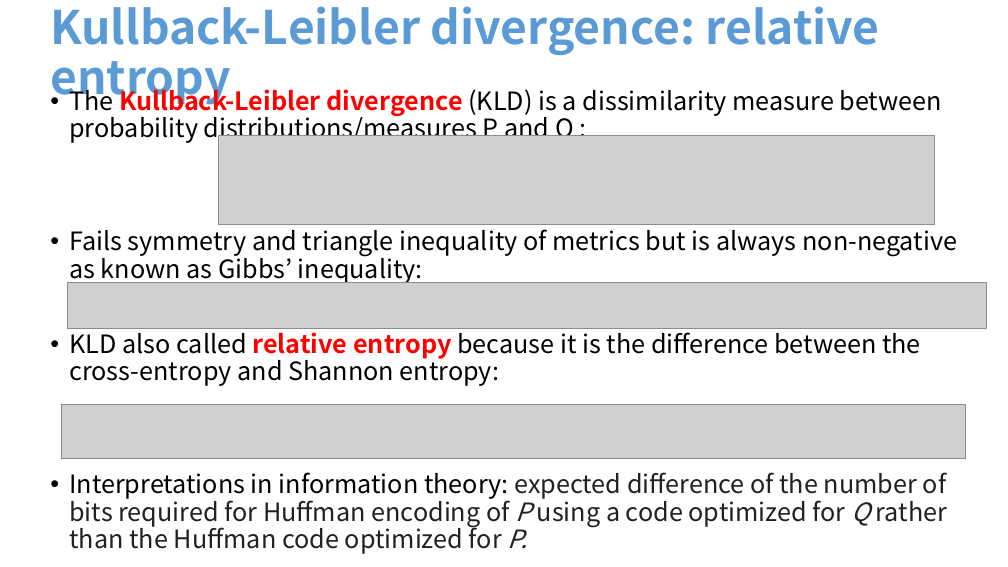
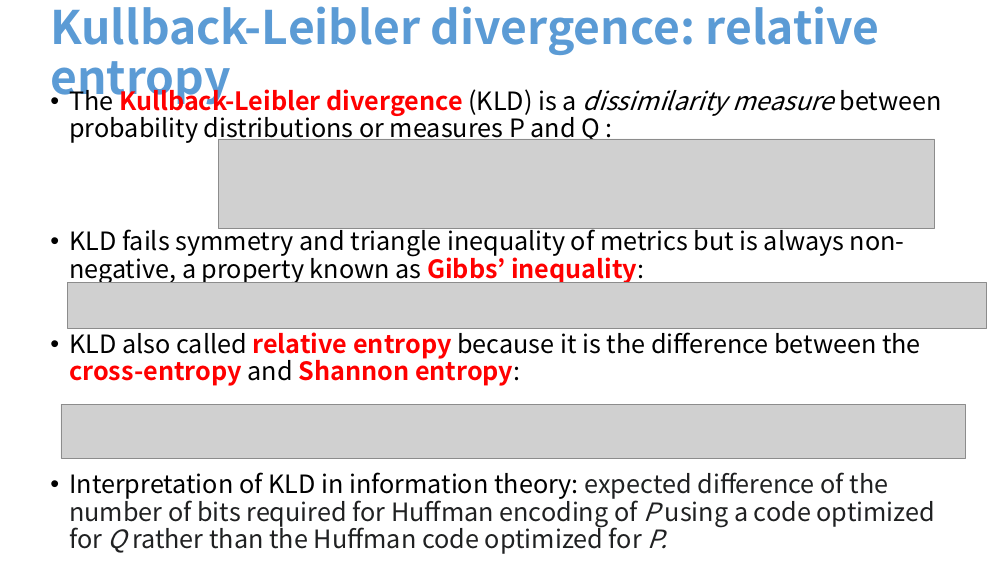
Before and after one commit to FrankNielsen/FrankNielsen.github.io, a slide deck: slide 4 of PPTX/DivergencesComparativeConvexity-FrankNIELSEN.pptx (slide 3 before the commit). Drawn at 1008x567 pixels with LibreOffice and Linux fonts; fonts in the diff are those of the drawing; grey boxes stand for pictures. Boxes give left, top, right and bottom in pixels: in the first picture for what was removed or moved away, otherwise in the second. Text is boxed around its words. In the diff, an @@ line names an element or a change of style, - is before the commit and + after.

```diff
--- a/PPTX/DivergencesComparativeConvexity-FrankNIELSEN.pptx
+++ b/PPTX/DivergencesComparativeConvexity-FrankNIELSEN.pptx
@@ text at [69,84,942,285]: text changed @@
-• The Kullback-Leibler divergence (KLD) is a dissimilarity measure between probability distributions/measures P and Q :
-• Fails symmetry and triangle inequality of metrics but is always non-negative as known as Gibbs’ inequality:
+• The Kullback-Leibler divergence (KLD) is a dissimilarity measure between probability distributions or measures P and Q :
+• KLD fails symmetry and triangle inequality of metrics but is always non-negative, a property known as Gibbs’ inequality:
@@ picture: place and size @@
-picture at [219,135,935,225]
+picture at [219,139,935,228]
@@ text at [69,327,921,386]: text colour #000000 to #FF0000, bold on in "cross-entropy Shannon entropy:" @@
@@ text at [69,472,935,554]: text changed @@
-• Interpretations in information theory: expected difference of the number of bits required for Huffman encoding of P using a code optimized for Q rather than the Huffman code optimized for P.
+• Interpretation of KLD in information theory: expected difference of the number of bits required for Huffman encoding of P using a code optimized for Q rather than the Huffman code optimized for P.
```
Also in this commit, not shown: 27 other slides changed, 8 slides added, 4 other files.
